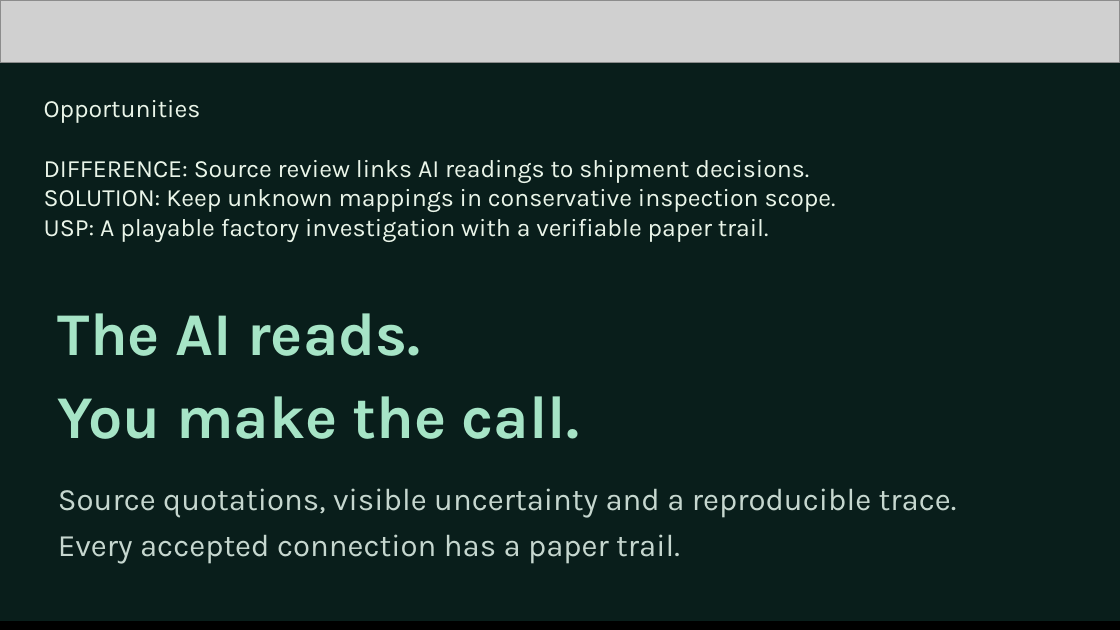
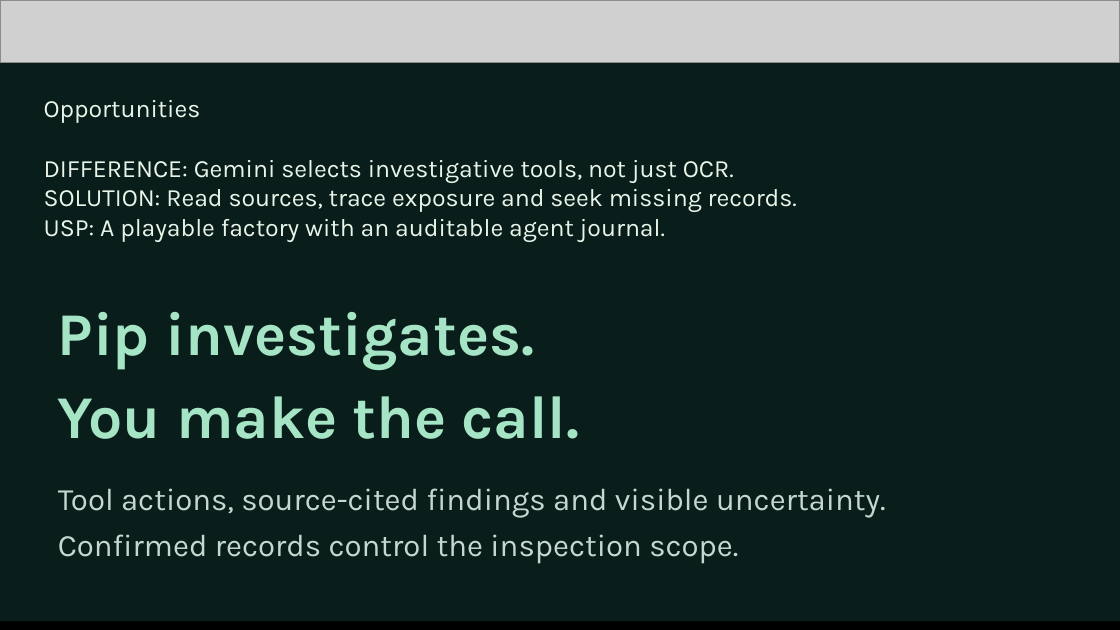
Before and after one commit to mk-tdev/BatchLens, a slide deck: slide 3 of docs/submission/BatchLens-Pitch-Review.pptx. Drawn at 1120x630 pixels with LibreOffice and Linux fonts; fonts in the diff are those of the drawing; grey boxes stand for pictures. Boxes give left, top, right and bottom in pixels: in the first picture for what was removed or moved away, otherwise in the second. Text is boxed around its words. In the diff, an @@ line names an element or a change of style, - is before the commit and + after.

Commit message:
Update pitch and document verified live Gemini investigation

```diff
--- a/docs/submission/BatchLens-Pitch-Review.pptx
+++ b/docs/submission/BatchLens-Pitch-Review.pptx
@@ text at <box>44,160,797,242</box>: text changed @@
-DIFFERENCE: Source review links AI readings to shipment decisions.
-SOLUTION: Keep unknown mappings in conservative inspection scope.
-USP: A playable factory investigation with a verifiable paper trail.
+DIFFERENCE: Gemini selects investigative tools, not just OCR.
+SOLUTION: Read sources, trace exposure and seek missing records.
+USP: A playable factory with an auditable agent journal.
@@ text at <box>58,312,534,370</box>: text changed @@
-The AI reads.
+Pip investigates.
@@ text at <box>58,488,886,564</box>: text changed @@
-Source quotations, visible uncertainty and a reproducible trace.
-Every accepted connection has a paper trail.
+Tool actions, source-cited findings and visible uncertainty.
+Confirmed records control the inspection scope.
```
Also in this commit, not shown: 8 other slides changed, 1 slide added, 1 slide removed, 3 other files.
